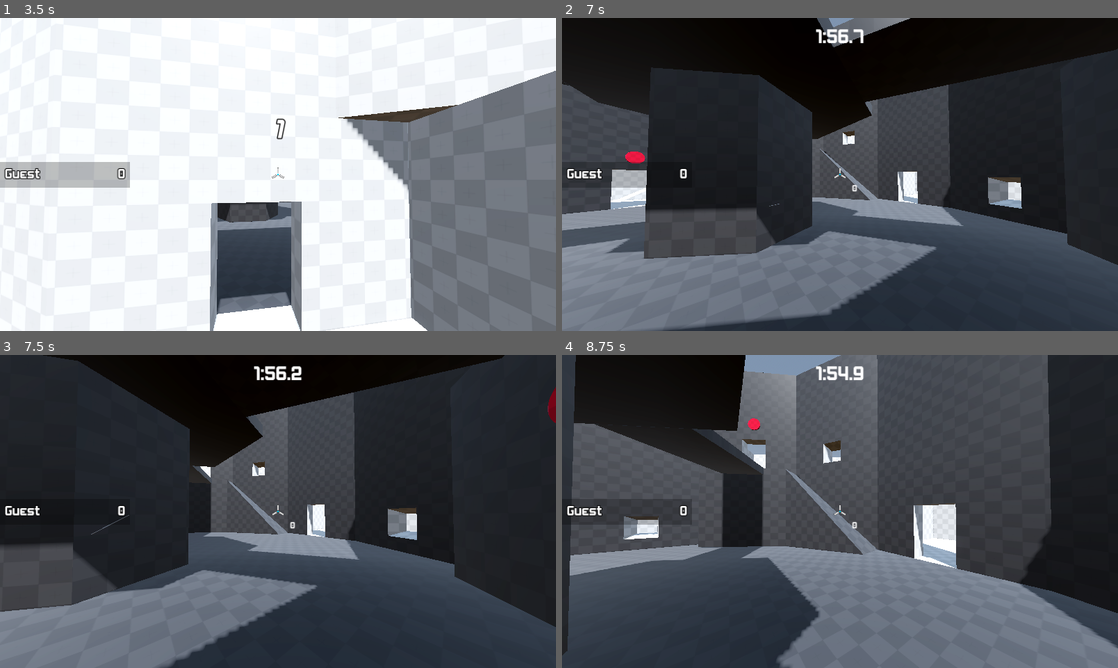
Above: before the commit, frames 1-4 (two rows, left to right).
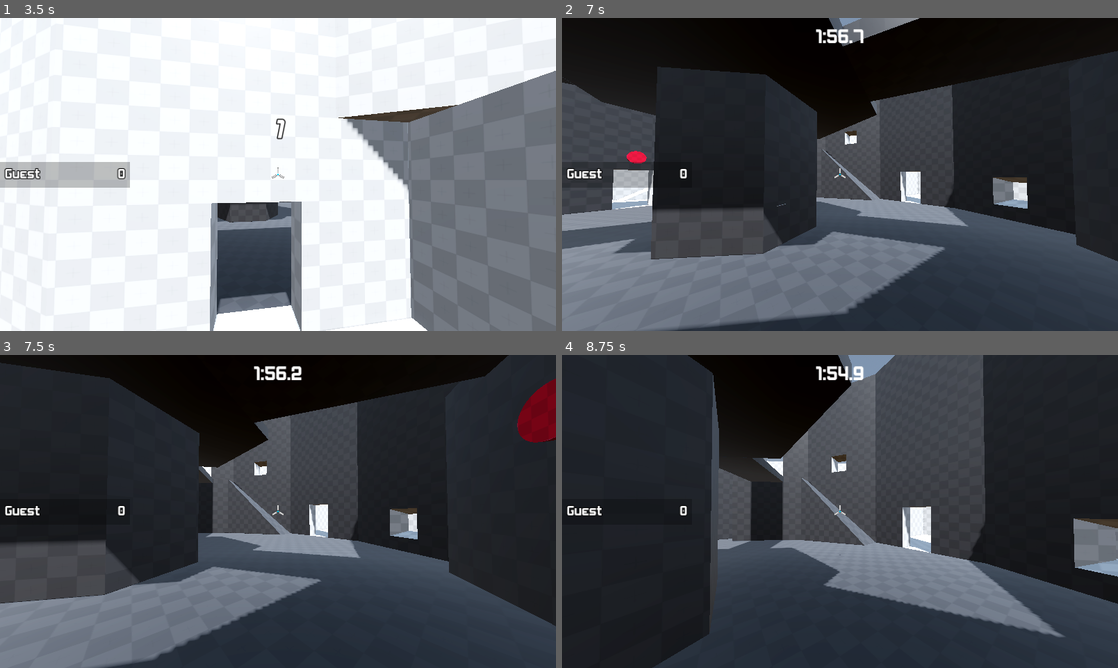
Above: after the commit, the same moments.

Repository: kdreese/godot-3D-shooter-project
Game: Godot game, scene res://src/states/menus/menu.tscn
The game is run twice, just before and just after one commit, with the same random seed, the same clock (stepped at 60 frames per second) and the same inputs.
Inputs (mouse positions are in pixels of both pictures, inside the frame that each line leads up to):
- Up to frame 1 (3.5 s): click "Free Play" at 0.5 s; tap Enter at 1.25 s; move the mouse to (305, 174) at 1.27 s; press the mouse at (305, 174) at 1.28 s; hold W (move_forwards) from 1.28 s (still down); tap Space (jump) at 1.52, 2.27 s; move the mouse to (250, 174) at 2.02 s; release the mouse at (250, 174) at 2.03 s; right-click (250, 174) at 2.1 s; click (250, 174) at 2.3 s; move the mouse to (289, 168) at 2.77 s; press the mouse at (289, 168) at 2.78 s
- Up to frame 2 (7 s): move the mouse to (834, 180) at 3.52 s; release the mouse at (834, 180) at 3.53 s; click (834, 180) at 3.6 s; tap Space (jump) at 3.77, 4.52, 5.27, 6.77 s; move the mouse to (878, 177) at 4.27 s; hold Right mouse button (melee_attack) 4.28-5.03 s; click (878, 177) at 4.55 s; move the mouse to (795, 171) at 5.02 s; click (795, 171) at 5.1 s; move the mouse to (845, 174) at 5.77 s; press the mouse at (845, 174) at 5.78 s; move the mouse to (817, 168) at 6.52 s; release W (move_forwards) at 6.53 s; release the mouse at (817, 168) at 6.53 s; hold D (move_right) from 6.53 s (still down); right-click (817, 168) at 6.6 s; click (817, 168) at 6.8 s
- Up to frame 3 (7.5 s): move the mouse to (305, 511) at 7.27 s; release D (move_right) at 7.28 s; press the mouse at (305, 511) at 7.28 s; hold W (move_forwards) from 7.28 s (still down)
- Up to frame 4 (8.75 s): keep holding W (move_forwards); tap Space (jump) at 7.52, 8.27 s; move the mouse to (812, 511) at 8.02 s; release the mouse at (812, 511) at 8.03 s; click (812, 511) at 8.1 s

Frame 1 is identical in both runs. In frame 2, 4.1% of the frame differs, in the area x 0-100%, y 0-96%; in frame 3, 7.8%; in frame 4, 55%, in the area x 0-100%, y 0-100%.

Commit message:
Added game mode dropdown to lobby menu that saves to multiplayer game info

Diff:
--- a/src/autoload/multiplayer.gd
+++ b/src/autoload/multiplayer.gd
@@ -20,25 +20,34 @@
 const QUIT_TIMEOUT := 300
 
 
+# What gamemodes are available
 enum GameMode {
+	SHOWDOWN,  # 2v2 one arrow each
+	TARGETS,  # Most targets hit wins
+}
+
+enum TeamMode {
 	FFA, # Free-for-all.
-	TEAM # Team battle.
+	TEAM, # Team battle.
 }
 
 ## Game information, shared between players.
 class GameInfo:
 	var server_name: String = ""
-	var mode: GameMode = GameMode.FFA
+	var gamemode: GameMode = GameMode.SHOWDOWN
+	var mode: TeamMode = TeamMode.FFA
 
 	func serialize() -> Dictionary:
 		return {
 			"server_name": server_name,
-			"mode": int(mode)
+			"gamemode": int(gamemode),
+			"mode": int(mode),
 		}
 
 	func deserialize(data: Dictionary) -> void:
 		server_name = data.get("server_name", "")
-		mode = data.get("mode", 0) as GameMode
+		gamemode = data.get("gamemode", 0) as GameMode
+		mode = data.get("mode", 0) as TeamMode
 
 
 # Player info, associate ID to data
--- a/src/objects/arrow.gd
+++ b/src/objects/arrow.gd
@@ -1,3 +1,4 @@
+class_name ArrowObject
 extends CharacterBody3D
 
 
--- a/src/objects/player.gd
+++ b/src/objects/player.gd
@@ -23,7 +23,6 @@
 const FOOTSTEP_OFFSET = 1.5
 const DRAWBACK_MIN = 0.25
 const DRAWBACK_MAX = 1.5
-const QUIVER_CAPACITY = 1
 const DRAWBACK_FOV_OFFSET = -30
 
 const Arrow = preload("res://src/objects/arrow.tscn")
@@ -33,6 +32,7 @@
 var last_footstep_pos: Vector3 = Vector3.ZERO
 var is_drawing_back := false
 var drawback_time := 0.0
+var quiver_capacity := 1
 var num_arrows := 1
 
 # Network values for updating remote player positions
--- a/src/states/arena_gamemode.tscn
+++ /dev/null
@@ -1,5 +0,0 @@
-[gd_scene load_steps=2 format=3 uid="uid://6ll67vi761cb"]
-
-[ext_resource type="PackedScene" uid="uid://cp2v40a177gyl" path="res://src/states/game.tscn" id="1_xshcr"]
-
-[node name="ArenaGamemode" instance=ExtResource("1_xshcr")]
--- a/src/states/game.gd
+++ b/src/states/game.gd
@@ -45,6 +45,8 @@
 
 
 func _ready() -> void:
+	name = "Game"
+
 	randomize()
 
 	spawn_points = get_tree().get_nodes_in_group("SpawnPoints")
@@ -201,7 +203,7 @@
 func clear_spawn_point(player_id: int) -> void:
 	if not is_multiplayer_authority():
 		return
-	if Multiplayer.game_info.mode == Multiplayer.GameMode.FFA:
+	if Multiplayer.game_info.mode == Multiplayer.TeamMode.FFA:
 		var assigned_spawn_points := spawn_points.filter(
 			func(x): return x.assigned_player_id == player_id
 		)
@@ -243,23 +245,21 @@
 	var player := $Players.get_node(id)
 	if player.state == Player.PlayerState.NORMAL and player.num_arrows > 0: # if player meets the requirements to be able to shoot
 		rpc("spawn_arrow", id, power)
-		player.num_arrows -= 1
-		rpc_id(int(id), "update_quiver_amt", player.num_arrows)
 
 
 @rpc("any_peer", "call_local")
-func spawn_arrow(id: String, power: float) -> void:
+func spawn_arrow(id: String, power: float) -> ArrowObject:
 	var new_arrow := Arrow.instantiate()
 	new_arrow.archer = $Players.get_node(id)
 	var player_head := new_arrow.archer.get_node("Head") as Node3D
 	new_arrow.transform = player_head.get_global_transform()
 	var shot_speed := BASE_SHOT_SPEED + (MAX_SHOT_SPEED - BASE_SHOT_SPEED) * power
 	new_arrow.velocity = shot_speed * -player_head.get_global_transform().basis.z.normalized()
-	new_arrow.spawn_pickup.connect(self.on_arrow_pickup_spawn)
 	arrows.add_child(new_arrow)
 	if arrows.get_child_count() > MAX_ARROWS_LOADED:
 		arrows.get_child(0).queue_free()
 	new_arrow.archer.shooting_sound()
+	return new_arrow
 
 
 func on_arrow_pickup_spawn(spawn_transform: Transform3D) -> void:
--- a/src/states/menus/lobby.gd
+++ b/src/states/menus/lobby.gd
@@ -34,6 +34,7 @@
 @onready var back_button: Button = %BackButton
 @onready var start_button: Button = %StartButton
 @onready var mode_drop_down: MenuButton = %ModeDropDown
+@onready var game_mode_drop_down: MenuButton = %GameModeDropDown
 @onready var ping_timer: Timer = %PingTimer
 
 
@@ -48,6 +49,7 @@
 	Multiplayer.player_disconnected.connect(player_disconnected)
 	Multiplayer.server_disconnected.connect(server_disconnected)
 	mode_drop_down.get_popup().id_pressed.connect(on_mode_select)
+	game_mode_drop_down.get_popup().id_pressed.connect(on_game_mode_select)
 	ping_timer.timeout.connect(Multiplayer.get_current_latency)
 	if not Multiplayer.dedicated_server:
 		generate_button_grid()
@@ -111,19 +113,35 @@
 	for player_id in chosen_colors.keys():
 		Multiplayer.player_info[player_id].color = COLORS[chosen_colors[player_id]]
 		Multiplayer.player_info[player_id].team_id = chosen_colors[player_id]
-	var error := get_tree().change_scene_to_file("res://src/states/targets_gamemode.tscn")
-	assert(not error)
+	if Multiplayer.game_info.gamemode == Multiplayer.GameMode.SHOWDOWN:
+		var error := get_tree().change_scene_to_file("res://src/states/showdown_gamemode.tscn")
+		assert(not error)
+	elif Multiplayer.game_info.gamemode == Multiplayer.GameMode.TARGETS:
+		var error := get_tree().change_scene_to_file("res://src/states/targets_gamemode.tscn")
+		assert(not error)
 
 
 # Called whenever someone selects a mode from the drop-down.
 # :param new_mode_id: The ID of the selected mode.
-func on_mode_select(new_mode_id: int) -> void:
+func on_mode_select(new_mode_id: Multiplayer.TeamMode) -> void:
 	# If we select the same game mode we have already selected, do nothing.
 	if new_mode_id == Multiplayer.game_info.mode:
 		return
-	if new_mode_id == Multiplayer.GameMode.FFA:
+	if new_mode_id == Multiplayer.TeamMode.FFA:
 		rpc("sync_colors", {})
-	Multiplayer.rpc("update_state", Multiplayer.player_info, new_mode_id, Multiplayer.player_latency)
+	Multiplayer.game_info.mode = new_mode_id
+	Multiplayer.rpc("update_state", Multiplayer.player_info, Multiplayer.game_info.serialize(), Multiplayer.player_latency)
+	rpc("update_display")
+
+
+# Called whenever someone selects a game mode from the drop-down.
+# :param new_game_mode_id: The ID of the selected game mode.
+func on_game_mode_select(new_game_mode_id: Multiplayer.GameMode) -> void:
+	# If we select the same game mode we have already selected, do nothing.
+	if new_game_mode_id == Multiplayer.game_info.gamemode:
+		return
+	Multiplayer.game_info.gamemode = new_game_mode_id
+	Multiplayer.rpc("update_state", Multiplayer.player_info, Multiplayer.game_info.serialize(), Multiplayer.player_latency)
 	rpc("update_display")
 
 
@@ -167,6 +185,7 @@
 	update_buttons()
 	update_table()
 	mode_drop_down.text = mode_drop_down.get_popup().get_item_text(Multiplayer.game_info.mode)
+	game_mode_drop_down.text = game_mode_drop_down.get_popup().get_item_text(Multiplayer.game_info.gamemode)
 	server_name.text = Multiplayer.game_info.server_name
 	if Multiplayer.is_hosting():
 		back_button.text = "Stop Hosting"
@@ -208,7 +227,7 @@
 		for idx in range(len(COLORS)):
 			var button := button_circle.get_node(str(idx)) as ColorButton
 			# Do not allow multiple people to select the same color in free-for-all mode.
-			if Multiplayer.game_info.mode == Multiplayer.GameMode.FFA:
+			if Multiplayer.game_info.mode == Multiplayer.TeamMode.FFA:
 				button.get_node("Button").disabled = (idx in chosen_colors.values())
 			else:
 				button.get_node("Button").disabled = false
@@ -229,4 +248,4 @@
 	if not all_players_selected:
 		start_button.disabled = true
 	else:
-		start_button.disabled = len(selected_colors) <= 1 and Multiplayer.game_info.mode != Multiplayer.GameMode.FFA
+		start_button.disabled = len(selected_colors) <= 1 and Multiplayer.game_info.mode != Multiplayer.TeamMode.FFA
--- a/src/states/menus/lobby.tscn
+++ b/src/states/menus/lobby.tscn
@@ -89,6 +89,19 @@
 popup/item_1/text = "Team Battle"
 popup/item_1/id = 1
 
+[node name="GameModeDropDown" type="MenuButton" parent="AspectRatioContainer/MarginContainer/VBoxContainer/HBoxContainer"]
+unique_name_in_owner = true
+custom_minimum_size = Vector2(200, 0)
+layout_mode = 2
+theme_override_font_sizes/font_size = 24
+text = "Showdown"
+flat = false
+item_count = 2
+popup/item_0/text = "Showdown"
+popup/item_0/id = 0
+popup/item_1/text = "Targets"
+popup/item_1/id = 1
+
 [node name="HBoxContainer3" type="HBoxContainer" parent="AspectRatioContainer/MarginContainer/VBoxContainer"]
 layout_mode = 2
 size_flags_vertical = 3
--- a/src/states/scoreboard/scoreboard.gd
+++ b/src/states/scoreboard/scoreboard.gd
@@ -30,7 +30,7 @@
 
 # Populate the scoreboard's initial state using the data in the Multiplayer class.
 func create_scoreboard() -> void:
-	if Multiplayer.game_info.mode == Multiplayer.GameMode.FFA:
+	if Multiplayer.game_info.mode == Multiplayer.TeamMode.FFA:
 		create_ffa_scoreboard()
 	else:
 		create_team_scoreboard()
--- /dev/null
+++ b/src/states/showdown_gamemode.gd
@@ -0,0 +1,22 @@
+extends Gamemode
+
+
+func _ready() -> void:
+	curr_level = preload("res://src/levels/arena.tscn").instantiate() as Node3D
+	add_child(curr_level)
+
+	super._ready()
+
+
+func everyone_gets_an_arrow(id: String, power: float) -> void:
+	var player := $Players.get_node(id)
+	super.everyone_gets_an_arrow(id, power)
+	if player.state == Player.PlayerState.NORMAL and player.num_arrows > 0: # if player meets the requirements to be able to shoot
+		player.num_arrows -= 1
+		rpc_id(int(id), "update_quiver_amt", player.num_arrows)
+
+
+func spawn_arrow(id: String, power: float) -> ArrowObject:
+	var new_arrow = super.spawn_arrow(id, power)
+	new_arrow.spawn_pickup.connect(self.on_arrow_pickup_spawn)
+	return new_arrow
--- /dev/null
+++ b/src/states/showdown_gamemode.tscn
@@ -0,0 +1,7 @@
+[gd_scene load_steps=3 format=3 uid="uid://6ll67vi761cb"]
+
+[ext_resource type="PackedScene" uid="uid://cp2v40a177gyl" path="res://src/states/game.tscn" id="1_4ydl8"]
+[ext_resource type="Script" path="res://src/states/showdown_gamemode.gd" id="2_k0j45"]
+
+[node name="ShowdownGamemode" instance=ExtResource("1_4ydl8")]
+script = ExtResource("2_k0j45")
--- a/src/states/targets_gamemode.gd
+++ b/src/states/targets_gamemode.gd
@@ -16,6 +16,8 @@
 	store_target_data()
 
 	super._ready()
+
+	quiver_display.hide()
 
 
 func on_all_players_ready() -> void:
